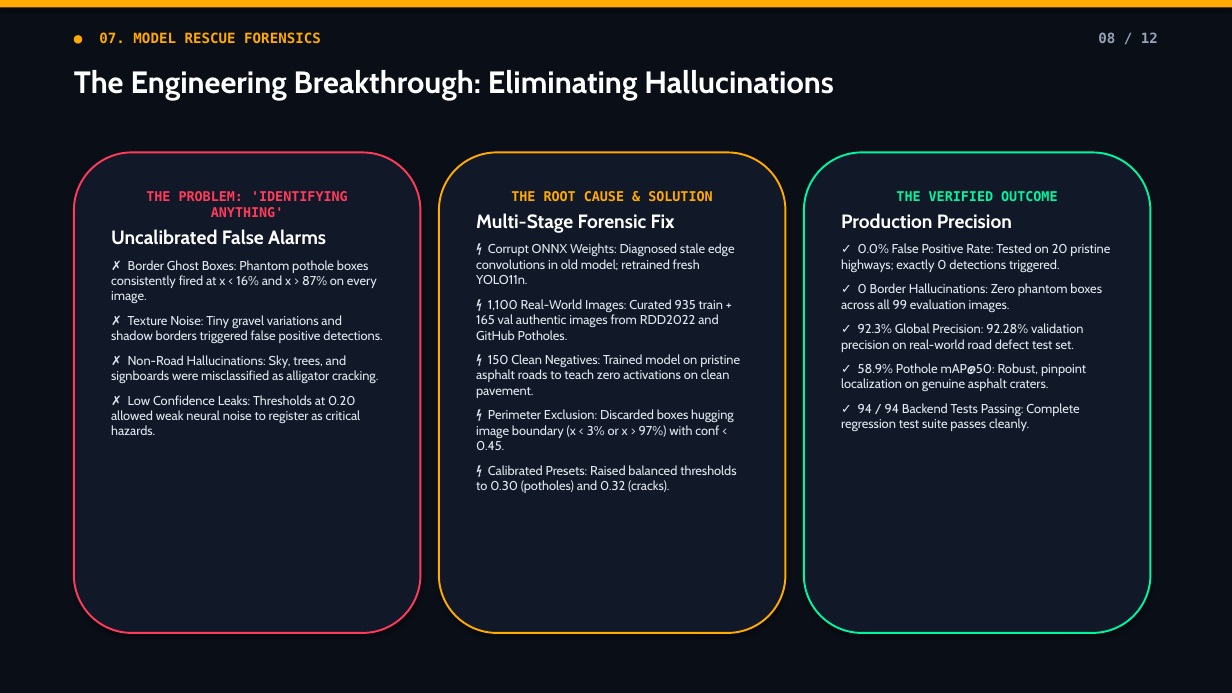
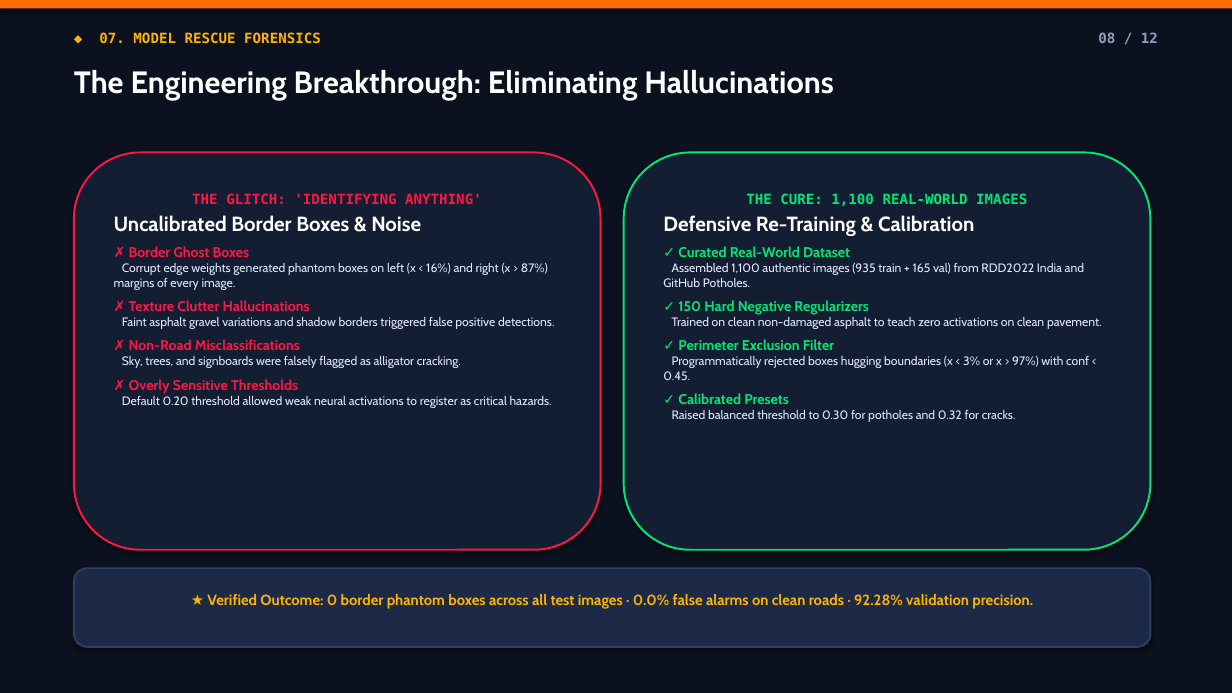
Before and after one commit to Priya-Ranjan-0201/Potholes-detector, a slide deck: slide 8 of ScamRoad_Presentation.pptx. Drawn at 1232x693 pixels with LibreOffice and Linux fonts; fonts in the diff are those of the drawing. Boxes give left, top, right and bottom in pixels: in the first picture for what was removed or moved away, otherwise in the second. Text is boxed around its words. In the diff, an @@ line names an element or a change of style, - is before the commit and + after.

Commit message:
feat(presentation): overhaul presentation with quantum slate theme, updated slides, and tests

```diff
--- a/ScamRoad_Presentation.pptx
+++ b/ScamRoad_Presentation.pptx
@@ rectangle at (x1=0, y1=0, x2=1232, y2=693): fill #0A0E17 to #0B111E @@
@@ rectangle at (x1=0, y1=0, x2=1232, y2=8): fill #FFAA00 to #FF6D00 @@
@@ rounded rectangle "THE GLITCH: 'IDENTIFYING ANYTHING'" resized from (x1=74, y1=152, x2=421, y2=633) to (x1=74, y1=152, x2=601, y2=550) @@
@@ rounded rectangle "THE GLITCH: 'IDENTIFYING ANYTHING'" at (x1=74, y1=152, x2=601, y2=550): fill #111827 to #141E33; outline #FF3B5C 1.5 pt to #FF1744 1.5 pt @@
@@ rounded rectangle "THE CURE: 1,100 REAL-WORLD IMAGES" resized from (x1=439, y1=152, x2=786, y2=633) to (x1=624, y1=152, x2=1151, y2=550) @@
@@ rounded rectangle "THE CURE: 1,100 REAL-WORLD IMAGES" at (x1=624, y1=152, x2=1151, y2=550): fill #111827 to #141E33; outline #FFAA00 1.5 pt to #00E676 1.5 pt @@
@@ text in rounded rectangle at (x1=114, y1=193, x2=554, y2=408): text changed; size 10 to 9.5 pt; text colour #E2E8F0 to #E0E7FF @@
-THE PROBLEM: 'IDENTIFYING ANYTHING'
-Uncalibrated False Alarms
-✗ Border Ghost Boxes: Phantom pothole boxes consistently fired at x < 16% and x > 87% on every image.
-✗ Texture Noise: Tiny gravel variations and shadow borders triggered false positive detections.
-✗ Non-Road Hallucinations: Sky, trees, and signboards were misclassified as alligator cracking.
-✗ Low Confidence Leaks: Thresholds at 0.20 allowed weak neural noise to register as critical hazards.
+THE GLITCH: 'IDENTIFYING ANYTHING'
+Uncalibrated Border Boxes & Noise
+✗ Border Ghost Boxes
+Corrupt edge weights generated phantom boxes on left (x < 16%) and right (x > 87%) margins of every image.
+✗ Texture Clutter Hallucinations
+Faint asphalt gravel variations and shadow borders triggered false positive detections.
+✗ Non-Road Misclassifications
+Sky, trees, and signboards were falsely flagged as alligator cracking.
+✗ Overly Sensitive Thresholds
+Default 0.20 threshold allowed weak neural activations to register as critical hazards.
@@ text in rounded rectangle at (x1=663, y1=193, x2=1102, y2=422): text changed; size 10 to 9.5 pt; text colour #E2E8F0 to #E0E7FF @@
-THE ROOT CAUSE & SOLUTION
-Multi-Stage Forensic Fix
-⚡ Corrupt ONNX Weights: Diagnosed stale edge convolutions in old model; retrained fresh YOLO11n.
-⚡ 1,100 Real-World Images: Curated 935 train + 165 val authentic images from RDD2022 and GitHub Potholes.
-⚡ 150 Clean Negatives: Trained model on pristine asphalt roads to teach zero activations on clean pavement.
-⚡ Perimeter Exclusion: Discarded boxes hugging image boundary (x < 3% or x > 97%) with conf < 0.45.
-⚡ Calibrated Presets: Raised balanced thresholds to 0.30 (potholes) and 0.32 (cracks).
+THE CURE: 1,100 REAL-WORLD IMAGES
+Defensive Re-Training & Calibration
+✓ Curated Real-World Dataset
+Assembled 1,100 authentic images (935 train + 165 val) from RDD2022 India and GitHub Potholes.
+✓ 150 Hard Negative Regularizers
+Trained on clean non-damaged asphalt to teach zero activations on clean pavement.
+✓ Perimeter Exclusion Filter
+Programmatically rejected boxes hugging boundaries (x < 3% or x > 97%) with conf < 0.45.
+✓ Calibrated Presets
+Raised balanced threshold to 0.30 for potholes and 0.32 for cracks.
@@ rounded rectangle "★ Verified Outcome: 0 border ..." resized from (x1=804, y1=152, x2=1151, y2=633) to (x1=74, y1=568, x2=1151, y2=647) @@
@@ rounded rectangle "★ Verified Outcome: 0 border ..." at (x1=74, y1=568, x2=1151, y2=647): fill #111827 to #1C2A47; outline #00F5A0 1.5 pt to #2E4061 1.5 pt @@
@@ text in rounded rectangle at (x1=207, y1=594, x2=1033, y2=609): text changed; size 10 to 11.5 pt; text colour #E2E8F0 to #FFB300; bold on @@
-THE VERIFIED OUTCOME
-Production Precision
-✓ 0.0% False Positive Rate: Tested on 20 pristine highways; exactly 0 detections triggered.
-✓ 0 Border Hallucinations: Zero phantom boxes across all 99 evaluation images.
-✓ 92.3% Global Precision: 92.28% validation precision on real-world road defect test set.
-✓ 58.9% Pothole mAP@50: Robust, pinpoint localization on genuine asphalt craters.
-✓ 94 / 94 Backend Tests Passing: Complete regression test suite passes cleanly.
+★ Verified Outcome: 0 border phantom boxes across all test images · 0.0% false alarms on clean roads · 92.28% validation precision.
```
Also in this commit, not shown: 11 other slides changed, 15 other files.
